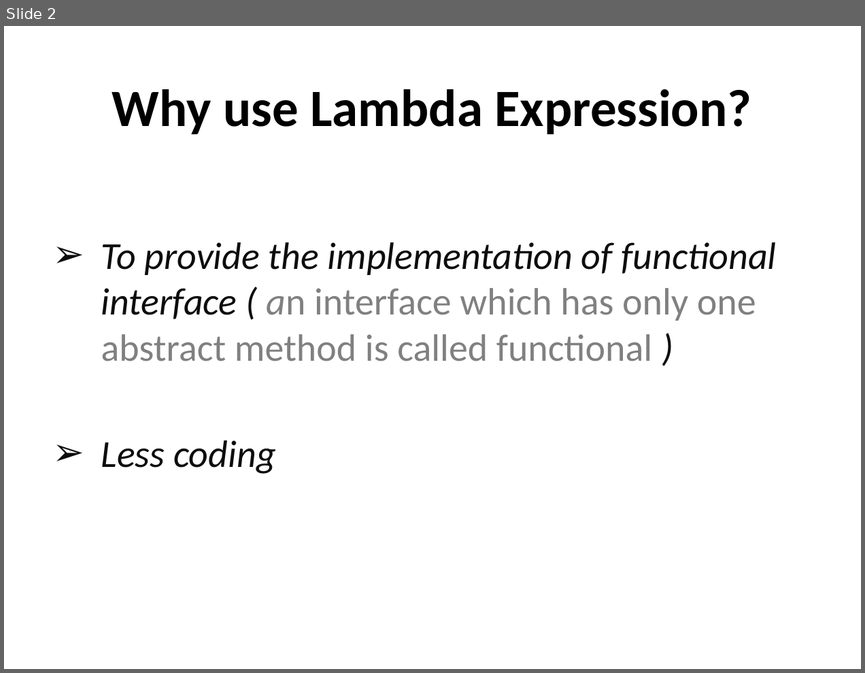
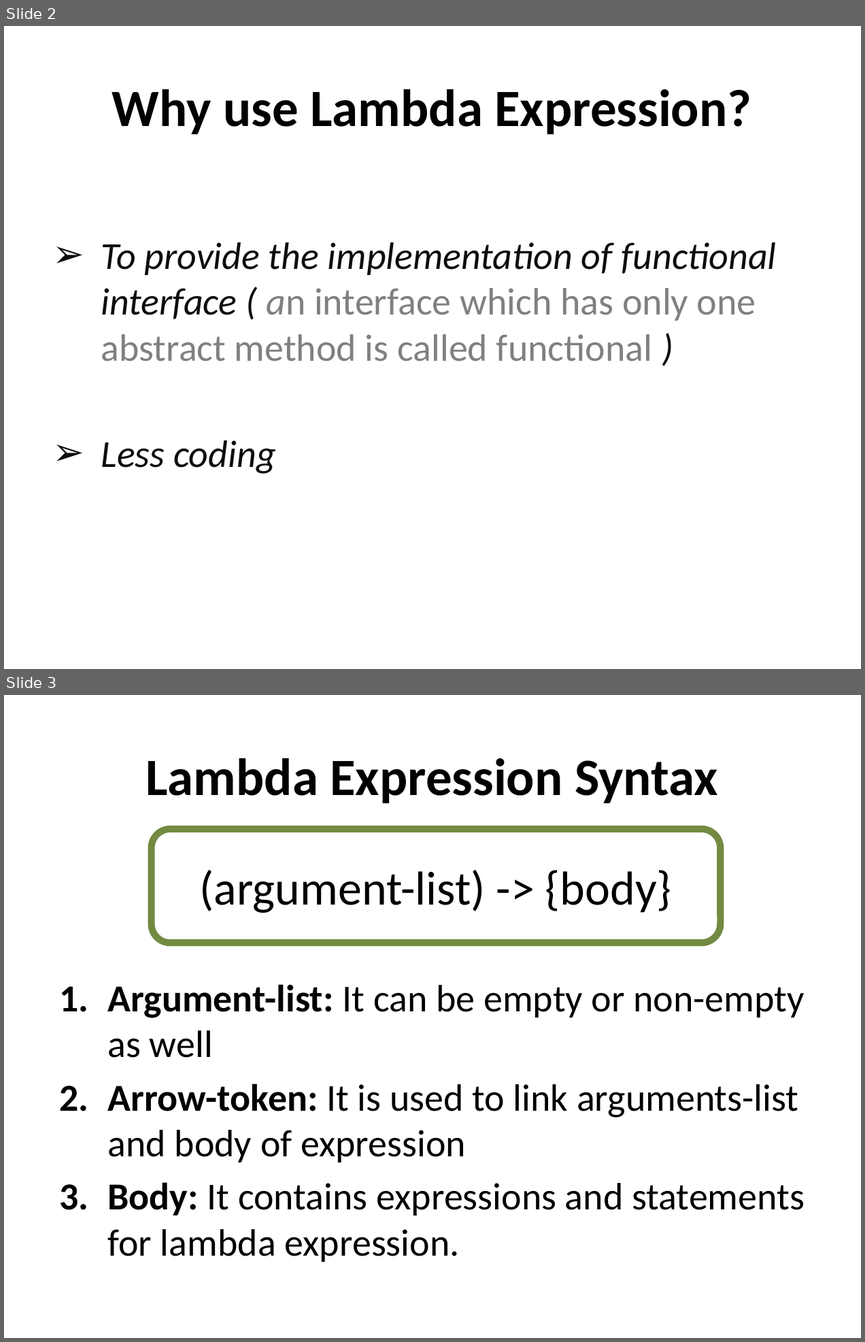
Before and after one commit to Rekklas/lambdas_presentation, a slide deck: lambdas.pptx. Shown one above the other, each under a label of ours: slide 2 before the commit, slides 2 and 3 after it. The pictures are 865x673 and 865x1342 pixels, drawn with LibreOffice and Linux fonts; fonts in the diff are those of the drawing. Boxes give left, top, right and bottom in pixels: in the first picture for what was removed or moved away, otherwise in the second. Text is boxed around its words. In the diff, an @@ line names an element or a change of style, - is before the commit and + after.

Commit message:
Slide with lambda expression syntax complete

```diff
--- a/lambdas.pptx
+++ b/lambdas.pptx
@@ slide 3 added at <box>4,695,861,1338</box>, background #FFFFFF @@
@@ title added at <box>145,758,718,803</box>, 44 pt, text #000000, bold @@
+Lambda Expression Syntax
@@ rounded rectangle added at <box>152,829,720,943</box>, fill #FFFFFF, outline #738A42 5.75 pt, 40 pt, text #000000 @@
+(argument-list) -> {body}
@@ text added at <box>107,984,804,1261</box>, 32 pt, text #000000 @@
+1. Argument-list: It can be empty or non-empty as well
+2. Arrow-token: It is used to link arguments-list and body of expression
+3. Body: It contains expressions and statements for lambda expression.
```
